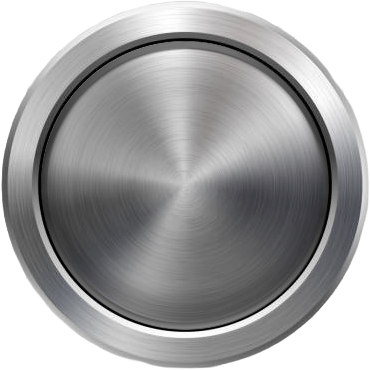
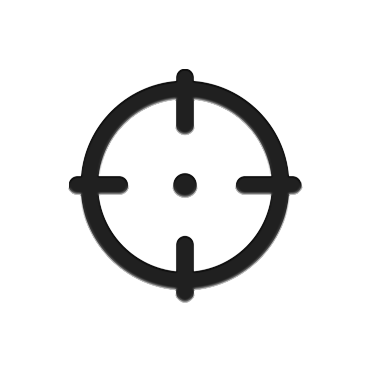
Layers edited between the first and the second w=370, h=370 image:
added layer "Layer 1" above "Binoculars" over [69, 69, 302, 302]
hid "Pressed button" over [41, 41, 330, 330]
hid "Unmapped button" over [1, 0, 369, 369]